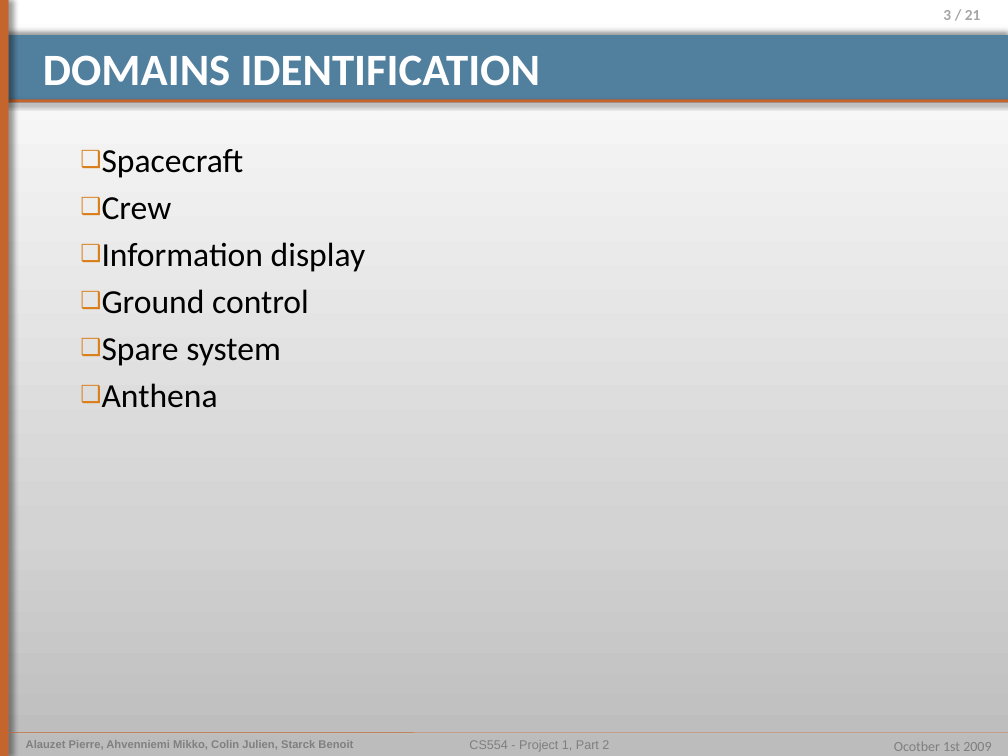
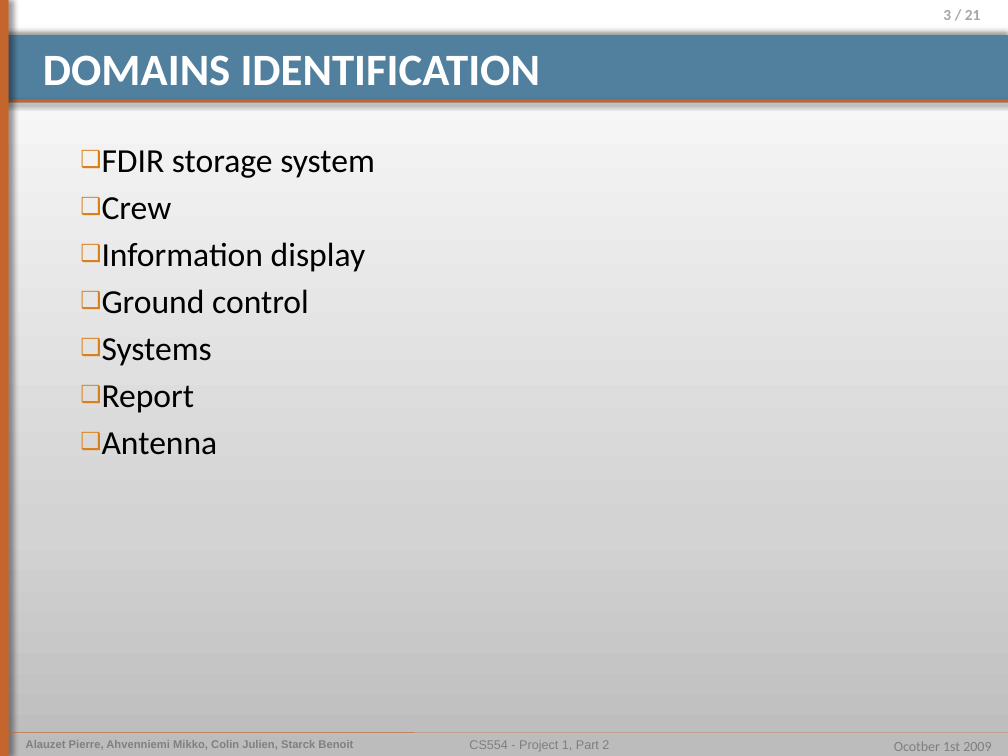
Before and after one commit to pierrealauzet/euroteam, a slide deck: slide 3 of Project 1/Part 2/CS554_EuroTeam_Problem_Frames.pptx. Drawn at 1008x756 pixels with LibreOffice and Linux fonts; fonts in the diff are those of the drawing. Boxes give left, top, right and bottom in pixels: in the first picture for what was removed or moved away, otherwise in the second. Text is boxed around its words. In the diff, an @@ line names an element or a change of style, - is before the commit and + after.

```diff
--- a/Project 1/Part 2/CS554_EuroTeam_Problem_Frames.pptx
+++ b/Project 1/Part 2/CS554_EuroTeam_Problem_Frames.pptx
@@ text at <box>102,150,375,178</box>: text changed @@
-❑ Spacecraft
+❑ FDIR storage system
@@ text at <box>102,338,218,455</box>: text changed @@
-❑ Spare system
-❑ Anthena
+❑ Systems
+❑ Report
+❑ Antenna
```
Also in this commit, not shown: 10 other slides changed, 3 slides added, 2 slides removed.
